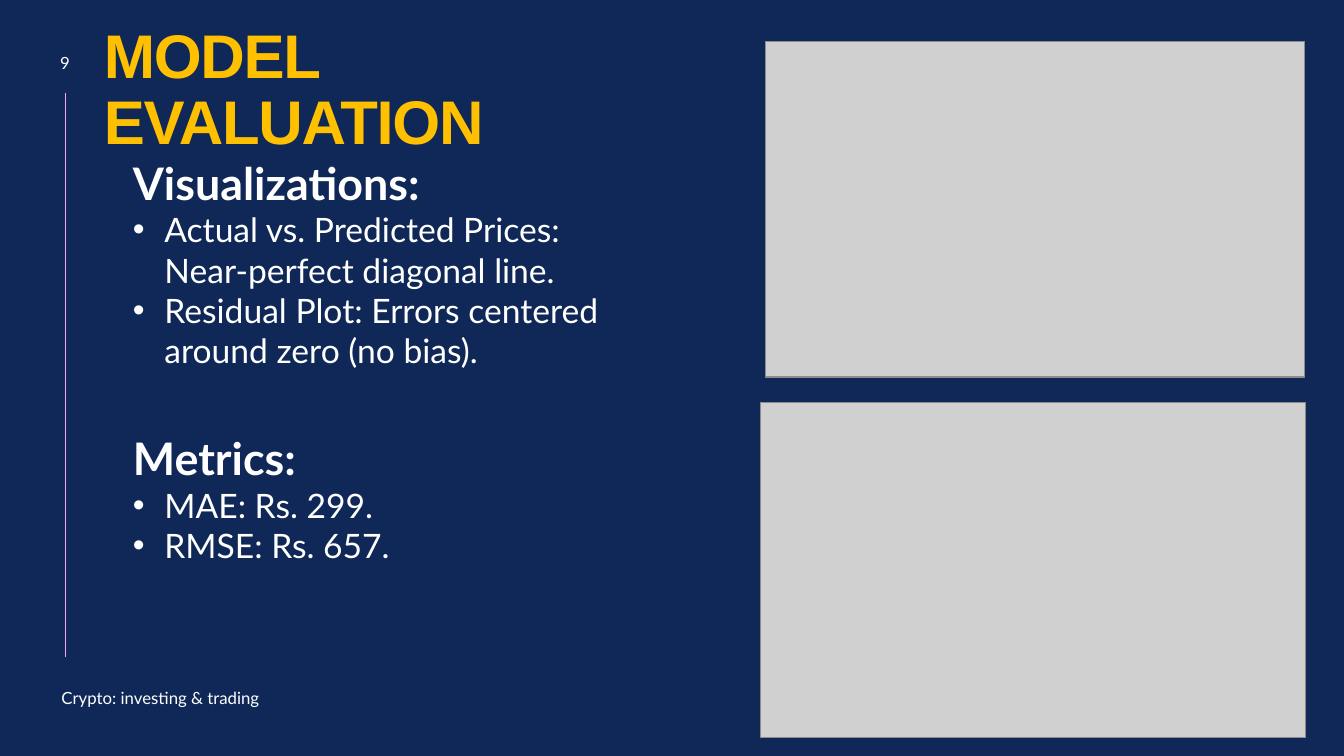
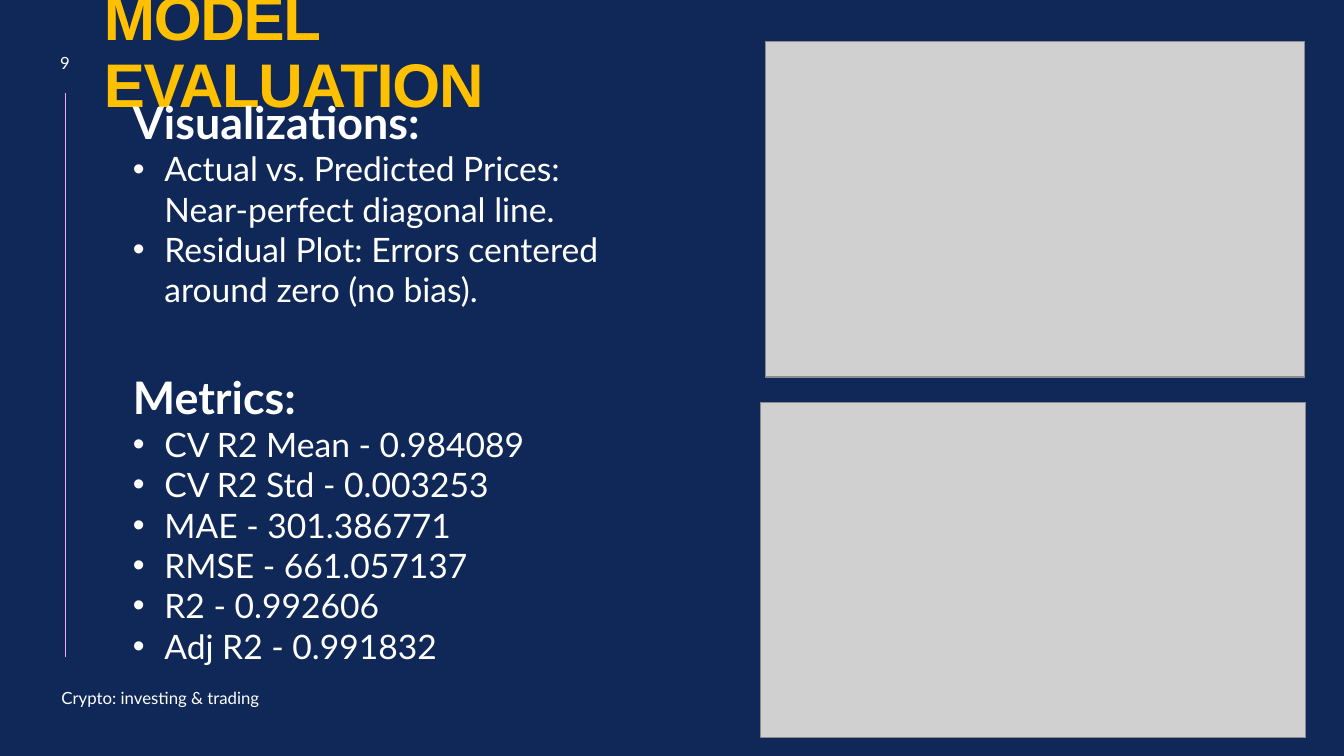
Before and after one commit to tayade-aniket/mobile-price-prediction-NHIS, a slide deck: slide 9 of ppt.pptx. Drawn at 1344x756 pixels with LibreOffice and Linux fonts; fonts in the diff are those of the drawing; grey boxes stand for pictures. Boxes give left, top, right and bottom in pixels: in the first picture for what was removed or moved away, otherwise in the second. Text is boxed around its words. In the diff, an @@ line names an element or a change of style, - is before the commit and + after.

Commit message:
Final Commit

```diff
--- a/ppt.pptx
+++ b/ppt.pptx
@@ title "MODEL EVALUATION" rewrapped from [104, 35, 484, 145] to [104, 0, 484, 119] @@
@@ text "Visualizations:": place and size @@
-text "Visualizations:" at [133, 166, 598, 559]
+text "Visualizations:" at [133, 100, 598, 665]
@@ text at [164, 432, 524, 665]: text changed @@
-• MAE: Rs. 299.
-• RMSE: Rs. 657.
+• CV R2 Mean - 0.984089
+• CV R2 Std - 0.003253
+• MAE - 301.386771
+• RMSE - 661.057137
+• R2 - 0.992606
+• Adj R2 - 0.991832
```
